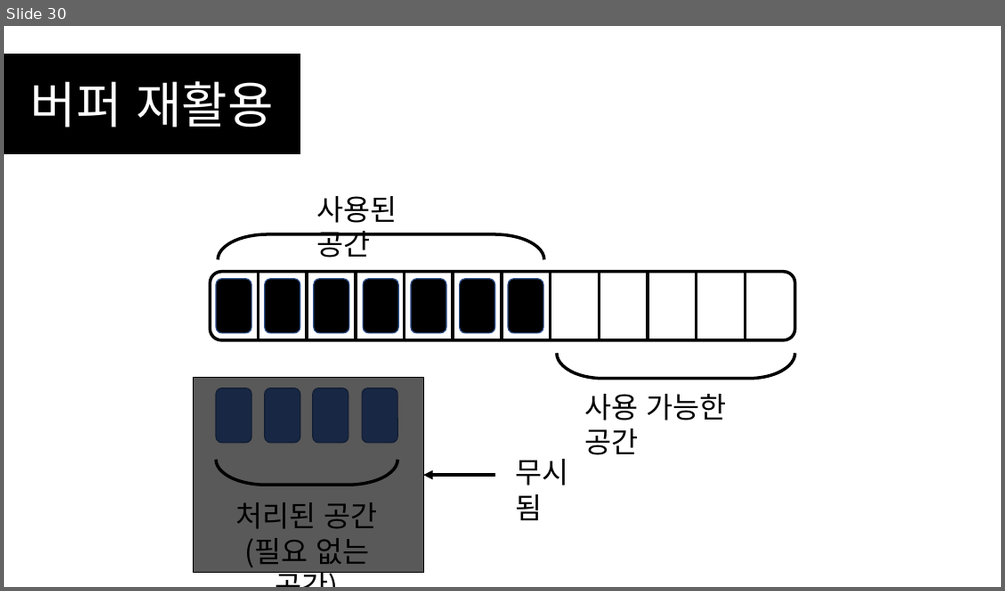
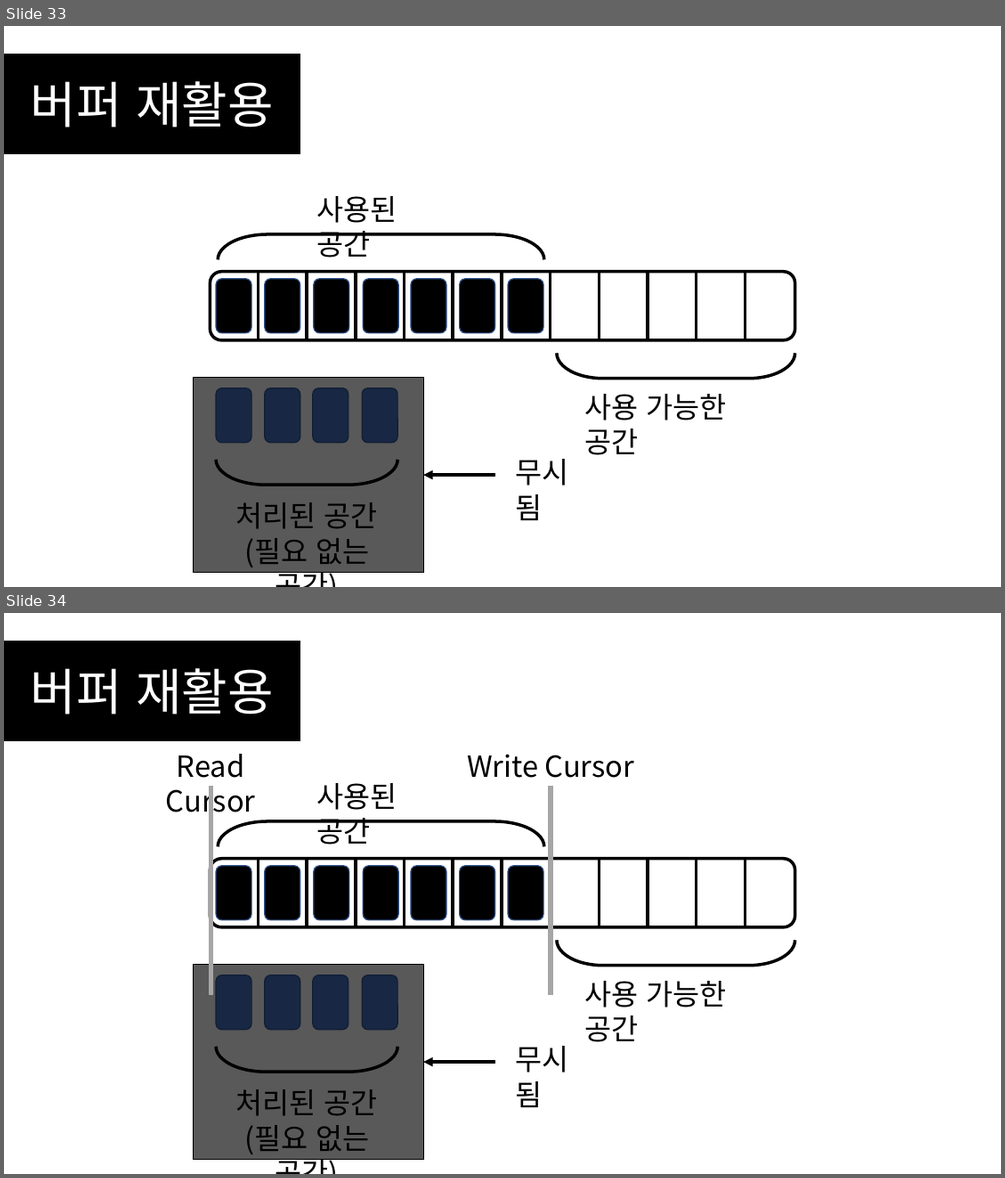
Before and after one commit to SEH00N/SDLU, a slide deck: ServerLecture/PT/6강 멀티스레드 서버 제작.pptx. Shown one above the other, each under a label of ours: slide 30 before the commit, slides 33 and 34 after it. The pictures are 1005x591 and 1005x1178 pixels, drawn with LibreOffice and Linux fonts; fonts in the diff are those of the drawing. Boxes give left, top, right and bottom in pixels: in the first picture for what was removed or moved away, otherwise in the second. Text is boxed around its words. In the diff, an @@ line names an element or a change of style, - is before the commit and + after.

```diff
--- a/ServerLecture/PT/6강 멀티스레드 서버 제작.pptx
+++ b/ServerLecture/PT/6강 멀티스레드 서버 제작.pptx
@@ slide 34 added at box(4, 613, 1001, 1174), background #FFFFFF @@
@@ rectangle added at box(4, 641, 300, 741), fill #000000, outline #000000 1 pt, 48 pt, text #FFFFFF @@
+버퍼 재활용
@@ text added at box(166, 754, 256, 819), 28 pt, text #000000 @@
+Read Cursor
@@ text added at box(467, 754, 635, 778), 28 pt, text #000000 @@
+Write Cursor
@@ line added from (210, 786) to (210, 995), #A6A6A6 4.5 pt @@
@@ text added at box(317, 783, 397, 844), 28 pt, text #000000 @@
+사용된 공간
@@ line added from (550, 786) to (550, 995), #A6A6A6 4.5 pt @@
@@ left bracket added at box(218, 821, 544, 847), outline #000000 3 pt @@
@@ rounded rectangle added at box(216, 866, 251, 920), fill #000000, outline #325491 1 pt @@
@@ rounded rectangle added at box(265, 866, 301, 920), fill #000000, outline #325491 1 pt @@
@@ rounded rectangle added at box(314, 866, 349, 920), fill #000000, outline #325491 1 pt @@
@@ rounded rectangle added at box(363, 866, 399, 920), fill #000000, outline #325491 1 pt @@
@@ rounded rectangle added at box(411, 866, 446, 920), fill #000000, outline #325491 1 pt @@
@@ rounded rectangle added at box(460, 866, 495, 920), fill #000000, outline #325491 1 pt @@
@@ rounded rectangle added at box(508, 866, 544, 920), fill #000000, outline #325491 1 pt @@
@@ group added at box(210, 859, 794, 927): 11 lines, 1 rounded rectangle @@
@@ left bracket added at box(557, 941, 795, 965), outline #000000 3 pt @@
@@ rectangle added at box(194, 965, 423, 1159), fill #000000 at 65% opacity, outline #000000 1 pt @@
@@ text added at box(584, 981, 726, 1042), 28 pt, text #000000 @@
+사용 가능한 공간
@@ arrow added from (495, 1062) to (423, 1062), #000000 3 pt @@
@@ text added at box(515, 1046, 568, 1107), 28 pt, text #000000 @@
+무시됨
@@ group added at box(216, 975, 398, 1154): 4 rounded rectangles, 1 left bracket, 1 text @@
+처리된 공간
+(필요 없는 공간)
@@ what was slide 30 is now slide 33 @@
```
Also in this commit, not shown: 1 slide changed, 35 other slides added, 1 slide removed, 1 other file.
